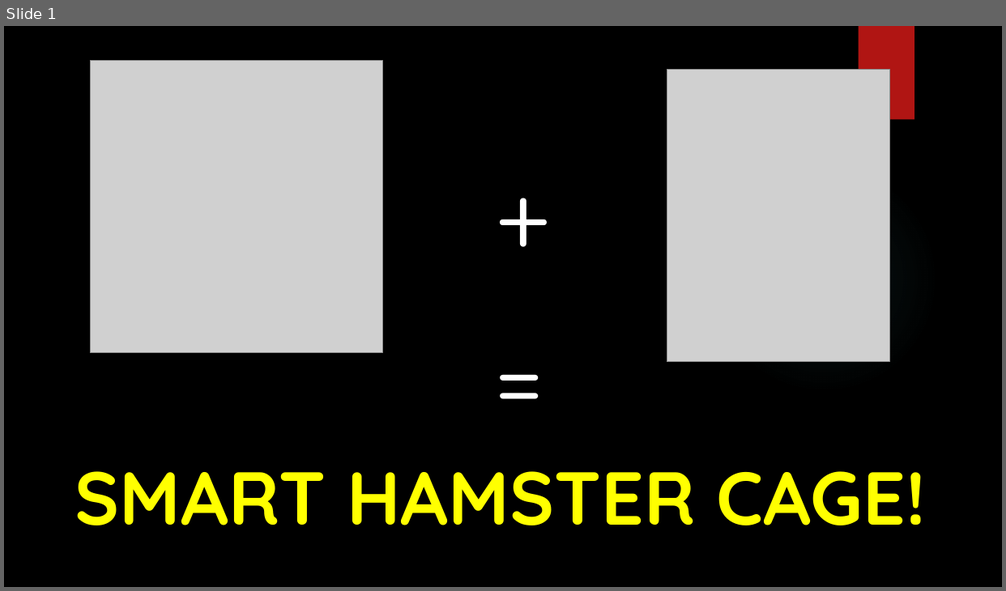
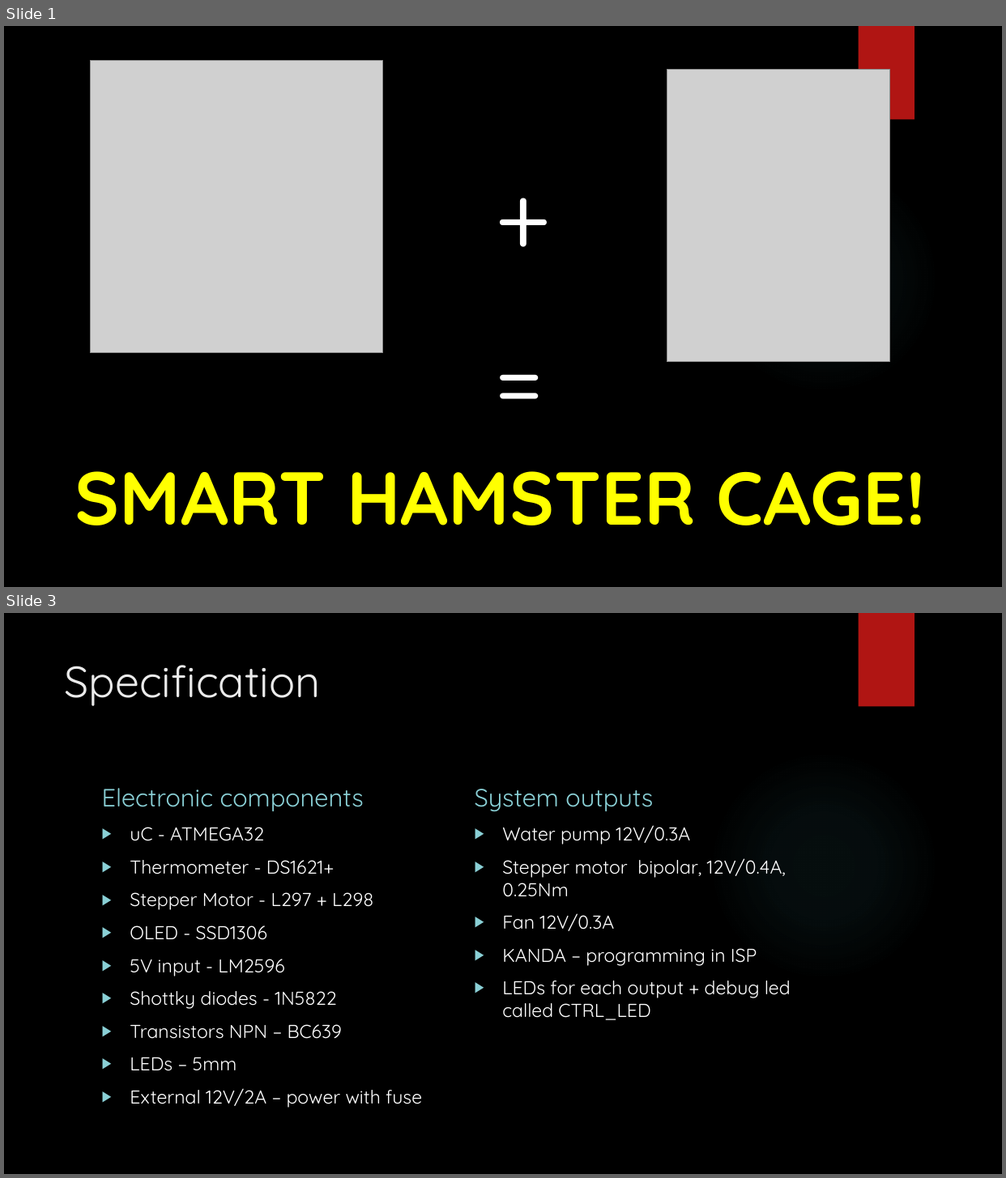
Before and after one commit to dpozimski/smart-hamster-cage, a slide deck: Docs/ProjectOverview.pptx. Shown one above the other, each under a label of ours: slide 1 before the commit, slides 1 and 3 after it; the slides between them are not shown. The pictures are 1006x591 and 1006x1178 pixels, drawn with LibreOffice and Linux fonts; fonts in the diff are those of the drawing; grey boxes stand for pictures; background and template pictures are left out. Boxes give left, top, right and bottom in pixels: in the first picture for what was removed or moved away, otherwise in the second. Text is boxed around its words. In the diff, an @@ line names an element or a change of style, - is before the commit and + after.

```diff
--- a/Docs/ProjectOverview.pptx
+++ b/Docs/ProjectOverview.pptx
@@ slide 3 added at box(4, 613, 1002, 1174), background picture (left out); not listed: 2 template elements that a slide beside it also shows @@
@@ title added at box(65, 665, 321, 706), 42 pt, text #EBEBEB @@
+Specification
@@ text added at box(102, 788, 364, 811), 24 pt, text #8AD0D6 @@
+Electronic components
@@ text added at box(475, 789, 653, 811), 24 pt, text #8AD0D6 @@
+System outputs
@@ text added at box(130, 827, 422, 1108), 18 pt, text #FFFFFF @@
+▶ uC - ATMEGA32
+▶ Thermometer - DS1621+
+▶ Stepper Motor - L297 + L298
+▶ OLED - SSD1306
+▶ 5V input - LM2596
+▶ Shottky diodes - 1N5822
+▶ Transistors NPN – BC639
+▶ LEDs – 5mm
+▶ External 12V/2A – power with fuse
@@ text added at box(502, 825, 791, 1020), 18 pt, text #FFFFFF @@
+▶ Water pump 12V/0.3A
+▶ Stepper motor bipolar, 12V/0.4A, 0.25Nm
+▶ Fan 12V/0.3A
+▶ KANDA – programming in ISP
+▶ LEDs for each output + debug led called CTRL_LED
```
Also in this commit, not shown: 1 slide changed, 3 other slides added, 12 other files.
